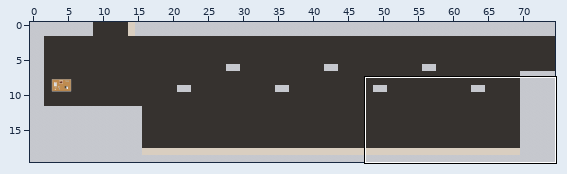
Tiled map (JSON): assets/tiled/rooms/computer_f.json. The picture above shows the old version from afar; the outline marks the close-up.
Close-up. Before:
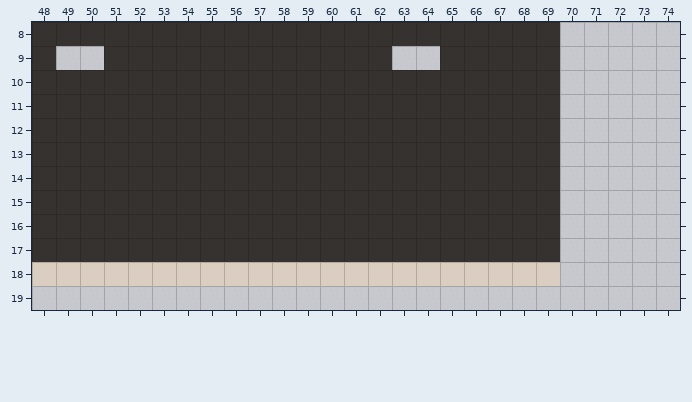
Cells are 24x24 px. Shown: x 48..74, y 8..19. The commit also changed other parts of the map, which this record leaves out.
Once edited:
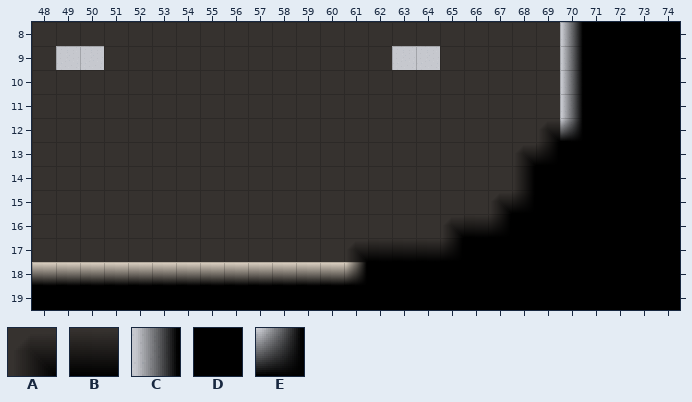
Key: from "other": A 220, B 221, C 264, D 265, E 442.
_ is an empty cell, . an unchanged one.
Tiles of an added or newly shown layer are drawn over the layers below it.
See-through tiles are keyed as they look on the map.
Edits made:
--- layer "shadow" (added)
@@ x 48..74 @@
- 8 ......................_____
- 9 ......................_____
-10 ......................_____
-11 ......................_____
-12 .....................______
-13 ...................._______
-14 ...................._______
-15 ...................________
-16 .................__________
-17 .............______________
-18 ___________________________
-19 ___________________________
+ 8 ......................CDDDD
+ 9 ......................CDDDD
+10 ......................CDDDD
+11 ......................CDDDD
+12 .....................AEDDDD
+13 ....................AEDDDDD
+14 ....................CDDDDDD
+15 ...................AEDDDDDD
+16 .................ABEDDDDDDD
+17 .............ABBBEDDDDDDDDD
+18 BBBBBBBBBBBBBEDDDDDDDDDDDDD
+19 DDDDDDDDDDDDDDDDDDDDDDDDDDD
Pixel boxes of the changes (left, top, right, bottom) in both close-ups:
added: (32, 22, 680, 310)
